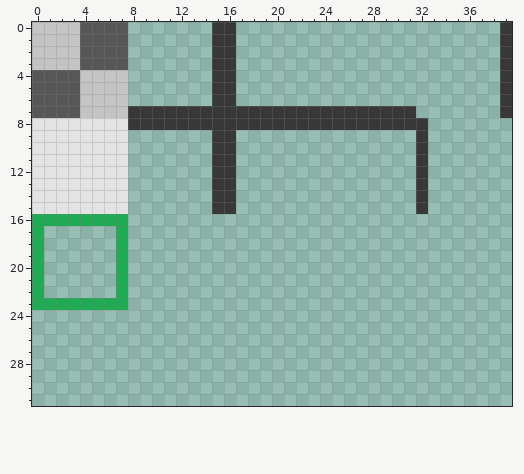
A pixel-art sprite gets an edit: src/data/sprites/house_tileset.png. The first picture shows the starting point.
The file is 40x32 pixels.
Now the later version:
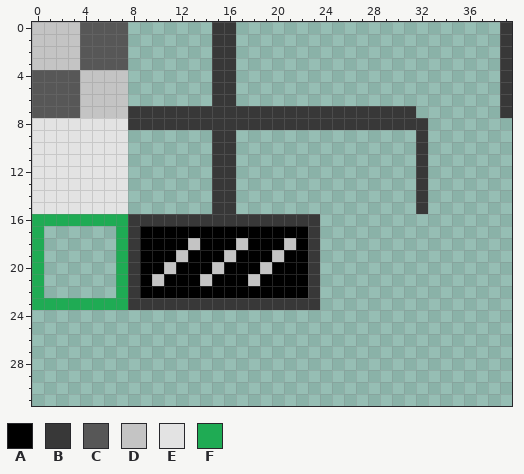
Palette (. is transparent): A #000000  B #383838  C #575757  D #c4c4c4  E #e3e3e3  F #1fab54
Message: added scuffed windows
Changes in this commit:
@@ x 6..25 @@
 15 EE.......BB.........
-16 FF..................
-17 .F..................
-18 .F..................
-19 .F..................
-20 .F..................
-21 .F..................
-22 .F..................
-23 FF..................
+16 FFBBBBBBBBBBBBBBBB..
+17 .FBAAAAAAAAAAAAAAB..
+18 .FBAAAADAAADAAADAB..
+19 .FBAAADAAADAAADAAB..
+20 .FBAADAAADAAADAAAB..
+21 .FBADAAADAAADAAAAB..
+22 .FBAAAAAAAAAAAAAAB..
+23 FFBBBBBBBBBBBBBBBB..
 24 ....................
Where, in picture pixels (left, top, right, bottom), the same in both pictures:
added: (128, 214, 320, 310)
